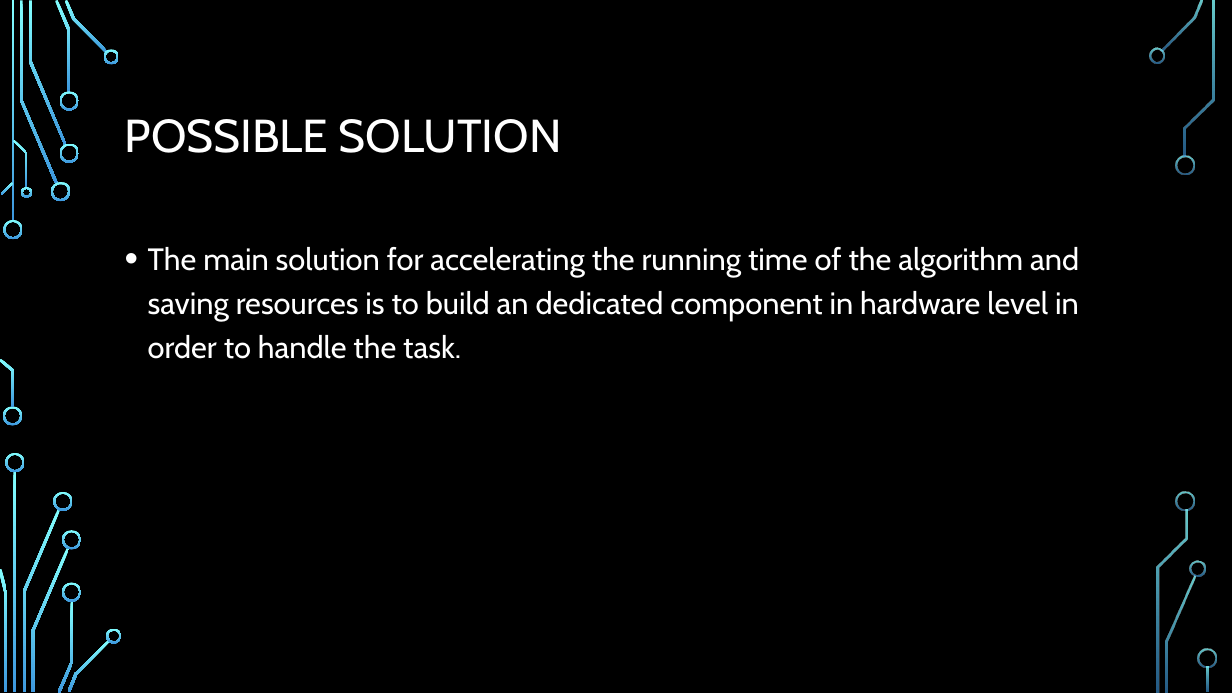
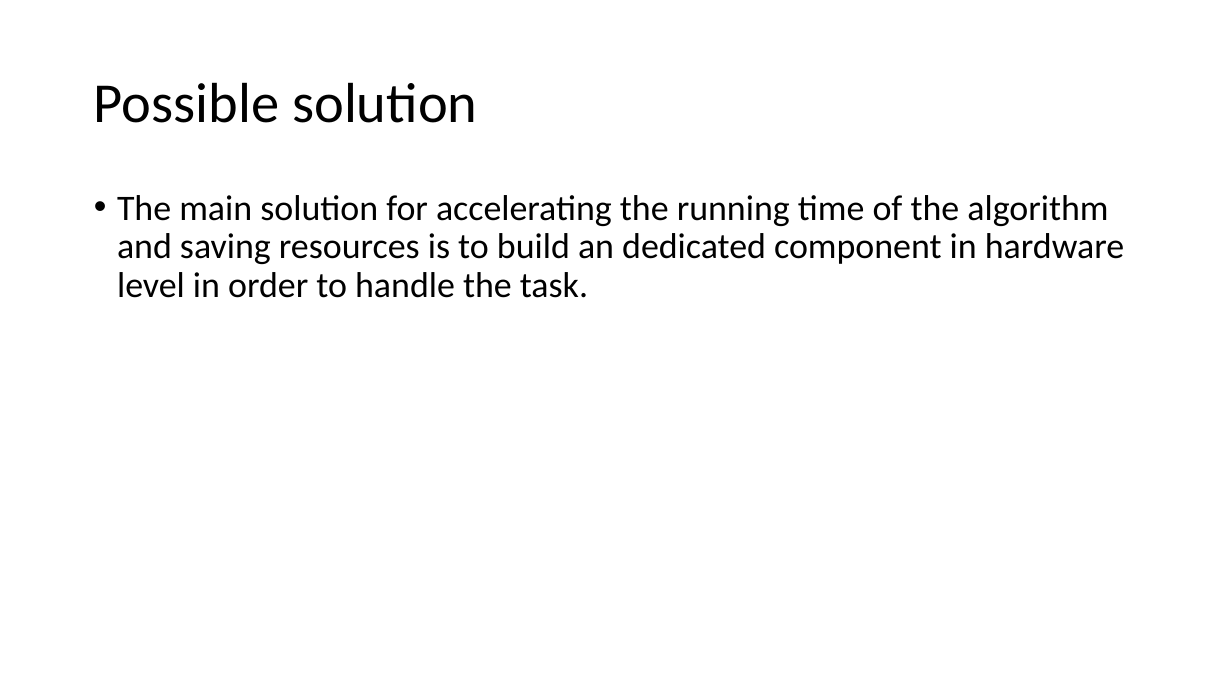
Before and after one commit to liotahuf/project_k_means, a slide deck: slide 15 of Midle presentation.pptx. Drawn at 1232x693 pixels with LibreOffice and Linux fonts; fonts in the diff are those of the drawing; background and template pictures are left out. Boxes give left, top, right and bottom in pixels: in the first picture for what was removed or moved away, otherwise in the second. Text is boxed around its words. In the diff, an @@ line names an element or a change of style, - is before the commit and + after.

```diff
--- a/Midle presentation.pptx
+++ b/Midle presentation.pptx
@@ background picture (left out) to #FFFFFF @@
@@ title at [94,82,477,123]: text changed; size 36 to 44 pt; font Cabin to Calibri; text colour #FFFFFF to #000000 @@
-POSSIBLE SOLUTION
+Possible solution
@@ text "The main solution for accelerating ...": place and size @@
-text "The main solution for accelerating ..." at [148,247,1079,359]
+text "The main solution for accelerating ..." at [117,195,1124,298]
@@ text "The main solution for accelerating ..." at [117,195,1124,298]: size 24 to 28 pt, font Cabin to Calibri, text colour #FFFFFF to #000000; line spacing 1.2 to 0.9 @@
@@ group removed at [0,0,1217,693]: 33 freeform shapes, 3 rectangles @@
```
Also in this commit, not shown: 47 other slides changed, 2 other files.
